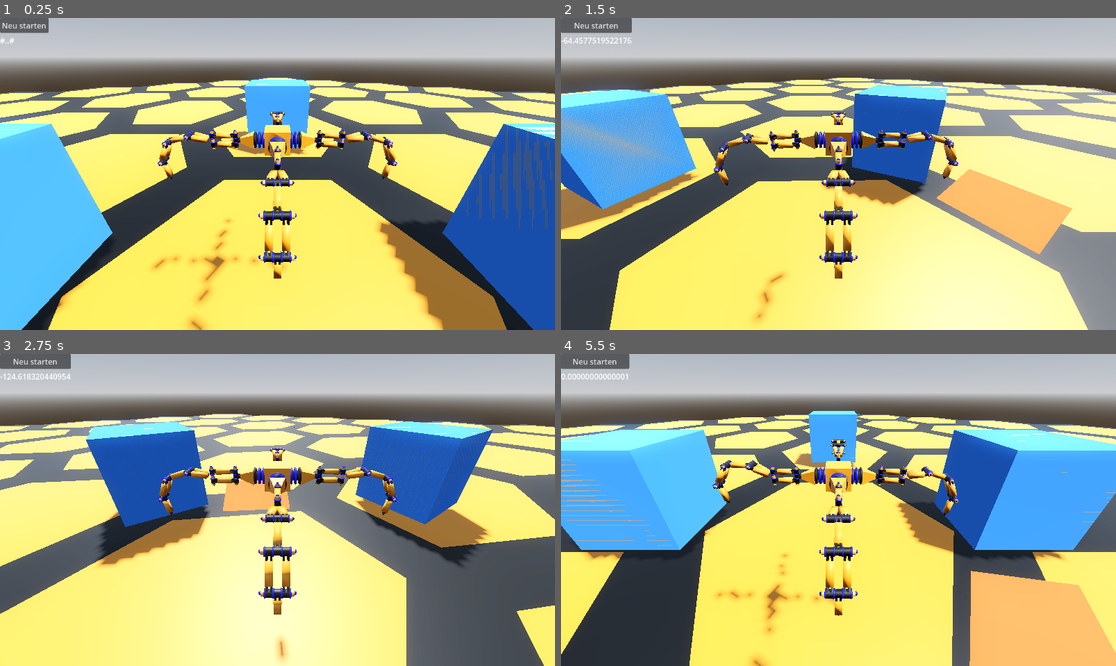
Above: before the commit, frames 1-4 (two rows, left to right).
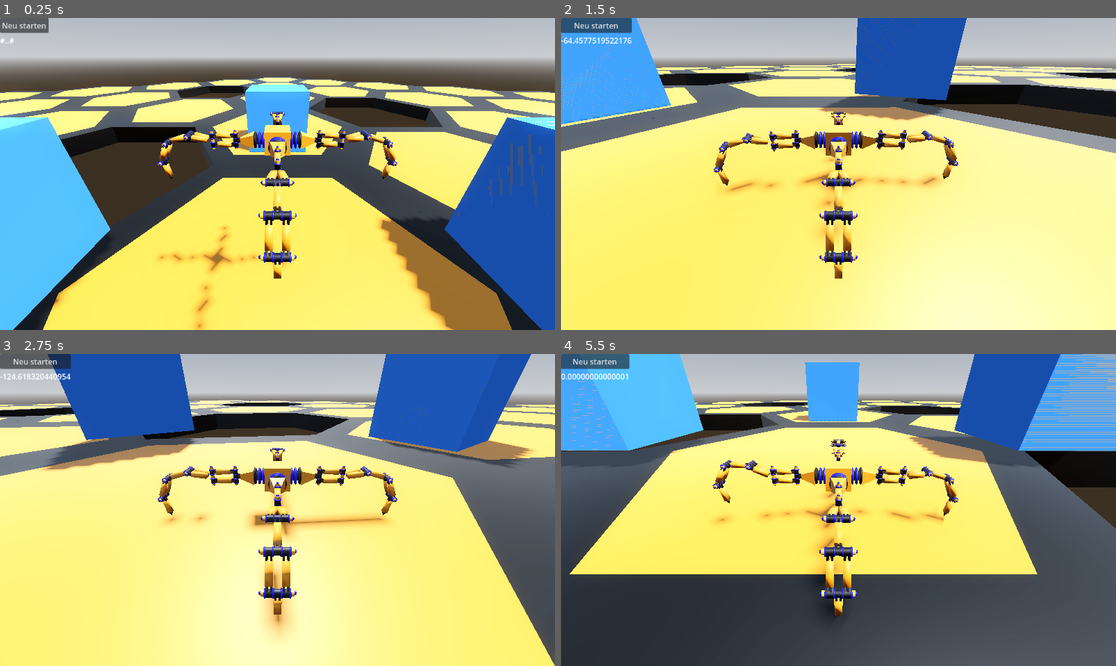
Above: after the commit, the same moments.

Repository: gheddie/godot_spider_game
Game: Godot game, scene res://sandbox.tscn
Same seed, same stepped clock (60 frames per second), same inputs: the game is played once before the commit and once after it.
Inputs:
- Up to frame 1 (0.25 s): no input
- Up to frame 2 (1.5 s): hold D (turn_right) 0.53-1.28 s; hold S (move_backward) from 1.28 s (still down)
- Up to frame 3 (2.75 s): release S (move_backward) at 2.03 s; hold D (turn_right) from 2.03 s (still down)
- Up to frame 4 (5.5 s): release D (turn_right) at 2.78 s; hold W (move_forward) 2.78-3.53 s; hold A (turn_left) 3.53-5.03 s; hold S (move_backward) from 5.03 s (still down)

The runs differ from the first frame. In frame 1, 14% of the frame differs, in the area x 0-100%, y 18-100%; in frame 2, 47%; in frame 3, 52%; in frame 4, 70%, in the area x 0-100%, y 0-100%.

Commit message:
added fall gravity to character body 3d

Diff:
--- a/sandbox.tscn
+++ b/sandbox.tscn
@@ -17,10 +17,8 @@
 tonemap_mode = 2
 glow_enabled = true
 
-[sub_resource type="StandardMaterial3D" id="StandardMaterial3D_p7lbm"]
-albedo_color = Color(1, 0.39215687, 0.17254902, 1)
-
 [node name="Sandbox" type="Node3D"]
+transform = Transform3D(1, 0, 0, 0, 1, 0, 0, 0, 1, 0, 1, 0)
 
 [node name="WorldEnvironment" type="WorldEnvironment" parent="."]
 environment = SubResource("Environment_p7lbm")
@@ -30,7 +28,7 @@
 shadow_enabled = true
 
 [node name="Spider" parent="." instance=ExtResource("1_3h184")]
-transform = Transform3D(1, 0, 0, 0, 1, 0, 0, 0, 1, 0, 0.37427306, 0)
+transform = Transform3D(1, 0, 0, 0, 1, 0, 0, 0, 1, 0, -0.525727, 0)
 
 [node name="Floor" type="Node" parent="."]
 
@@ -52,9 +50,6 @@
 [node name="Floorplate6" parent="Floor" instance=ExtResource("2_cojph")]
 transform = Transform3D(1, 0, 0, 0, 1, 0, 0, 0, 1, -14, -0.82572705, 3)
 
-[node name="Floorplate7" parent="Floor" instance=ExtResource("2_cojph")]
-transform = Transform3D(1, 0, 0, 0, 1, 0, 0, 0, 1, -10, -0.82572705, 3)
-
 [node name="Floorplate15" parent="Floor" instance=ExtResource("2_cojph")]
 transform = Transform3D(1, 0, 0, 0, 1, 0, 0, 0, 1, -12, -0.82572705, 6)
 
@@ -73,12 +68,6 @@
 [node name="Floorplate11" parent="Floor" instance=ExtResource("2_cojph")]
 transform = Transform3D(1, 0, 0, 0, 1, 0, 0, 0, 1, -4, -0.82572705, 0)
 
-[node name="Floorplate12" parent="Floor" instance=ExtResource("2_cojph")]
-transform = Transform3D(1, 0, 0, 0, 1, 0, 0, 0, 1, 2, -0.82572705, -3)
-
-[node name="Floorplate13" parent="Floor" instance=ExtResource("2_cojph")]
-transform = Transform3D(1, 0, 0, 0, 1, 0, 0, 0, 1, -2, -0.82572705, 3)
-
 [node name="Floorplate14" parent="Floor" instance=ExtResource("2_cojph")]
 transform = Transform3D(1, 0, 0, 0, 1, 0, 0, 0, 1, 2, -0.82572705, 3)
 
@@ -91,9 +80,6 @@
 [node name="Floorplate20" parent="Floor" instance=ExtResource("2_cojph")]
 transform = Transform3D(1, 0, 0, 0, 1, 0, 0, 0, 1, 16, -0.82572705, 0)
 
-[node name="Floorplate21" parent="Floor" instance=ExtResource("2_cojph")]
-transform = Transform3D(1, 0, 0, 0, 1, 0, 0, 0, 1, 10, -0.82572705, -3)
-
 [node name="Floorplate22" parent="Floor" instance=ExtResource("2_cojph")]
 transform = Transform3D(1, 0, 0, 0, 1, 0, 0, 0, 1, 8, -0.82572705, 0)
 
@@ -112,9 +98,6 @@
 [node name="Floorplate27" parent="Floor" instance=ExtResource("2_cojph")]
 transform = Transform3D(1, 0, 0, 0, 1, 0, 0, 0, 1, 12, -0.82572705, -6)
 
-[node name="Floorplate28" parent="Floor" instance=ExtResource("2_cojph")]
-transform = Transform3D(1, 0, 0, 0, 1, 0, 0, 0, 1, 6, -0.82572705, -9)
-
 [node name="Floorplate29" parent="Floor" instance=ExtResource("2_cojph")]
 transform = Transform3D(1, 0, 0, 0, 1, 0, 0, 0, 1, 10, -0.82572705, -9)
 
@@ -142,9 +125,6 @@
 [node name="Floorplate37" parent="Floor" instance=ExtResource("2_cojph")]
 transform = Transform3D(1, 0, 0, 0, 1, 0, 0, 0, 1, -6, -0.82572705, -9)
 
-[node name="Floorplate38" parent="Floor" instance=ExtResource("2_cojph")]
-transform = Transform3D(1, 0, 0, 0, 1, 0, 0, 0, 1, -2, -0.82572705, -9)
-
 [node name="Floorplate39" parent="Floor" instance=ExtResource("2_cojph")]
 transform = Transform3D(1, 0, 0, 0, 1, 0, 0, 0, 1, -8, -0.82572705, -12)
 
@@ -160,18 +140,12 @@
 [node name="Floorplate43" parent="Floor" instance=ExtResource("2_cojph")]
 transform = Transform3D(1, 0, 0, 0, 1, 0, 0, 0, 1, -4, -0.82572705, -6)
 
-[node name="Floorplate44" parent="Floor" instance=ExtResource("2_cojph")]
-transform = Transform3D(1, 0, 0, 0, 1, 0, 0, 0, 1, -6, -0.82572705, -3)
-
 [node name="Floorplate45" parent="Floor" instance=ExtResource("2_cojph")]
 transform = Transform3D(1, 0, 0, 0, 1, 0, 0, 0, 1, -6, -0.82572705, -15)
 
 [node name="Floorplate46" parent="Floor" instance=ExtResource("2_cojph")]
 transform = Transform3D(1, 0, 0, 0, 1, 0, 0, 0, 1, -6, -0.82572705, 9)
 
-[node name="Floorplate47" parent="Floor" instance=ExtResource("2_cojph")]
-transform = Transform3D(1, 0, 0, 0, 1, 0, 0, 0, 1, -2, -0.82572705, 9)
-
 [node name="Floorplate48" parent="Floor" instance=ExtResource("2_cojph")]
 transform = Transform3D(1, 0, 0, 0, 1, 0, 0, 0, 1, -8, -0.82572705, 6)
 
@@ -193,9 +167,6 @@
 [node name="Floorplate54" parent="Floor" instance=ExtResource("2_cojph")]
 transform = Transform3D(1, 0, 0, 0, 1, 0, 0, 0, 1, -6, -0.82572705, 3)
 
-[node name="Floorplate55" parent="Floor" instance=ExtResource("2_cojph")]
-transform = Transform3D(1, 0, 0, 0, 1, 0, 0, 0, 1, 6, -0.82572705, 9)
-
 [node name="Floorplate56" parent="Floor" instance=ExtResource("2_cojph")]
 transform = Transform3D(1, 0, 0, 0, 1, 0, 0, 0, 1, 10, -0.82572705, 9)
 
@@ -211,9 +182,6 @@
 [node name="Floorplate62" parent="Floor" instance=ExtResource("2_cojph")]
 transform = Transform3D(1, 0, 0, 0, 1, 0, 0, 0, 1, 6, -0.82572705, 15)
 
-[node name="Floorplate63" parent="Floor" instance=ExtResource("2_cojph")]
-transform = Transform3D(1, 0, 0, 0, 1, 0, 0, 0, 1, 6, -0.82572705, 3)
-
 [node name="Floorplate64" parent="Floor" instance=ExtResource("2_cojph")]
 transform = Transform3D(1, 0, 0, 0, 1, 0, 0, 0, 1, -2, -0.82572705, 15)
 
@@ -244,19 +212,13 @@
 [node name="Obstacles" type="Node" parent="."]
 
 [node name="SimpleObstacle1" parent="Obstacles" instance=ExtResource("3_p7lbm")]
-transform = Transform3D(1, 0, 0, 0, 1, 0, 0, 0, 1, 3, 0, 0)
+transform = Transform3D(1, 0, 0, 0, 1, 0, 0, 0, 1, 3, -0.125727, 0)
 
 [node name="SimpleObstacle2" parent="Obstacles" instance=ExtResource("3_p7lbm")]
-transform = Transform3D(1, 0, 0, 0, 1, 0, 0, 0, 1, -3, 0, 0)
+transform = Transform3D(1, 0, 0, 0, 1, 0, 0, 0, 1, -3, -0.125727, 0)
 
 [node name="SimpleObstacle3" parent="Obstacles" instance=ExtResource("3_p7lbm")]
 transform = Transform3D(1, 0, 0, 0, 1, 0, 0, 0, 1, 0, 0, -2)
 
 [node name="SimpleObstacle4" parent="Obstacles" instance=ExtResource("3_p7lbm")]
 transform = Transform3D(1, 0, 0, 0, 1, 0, 0, 0, 1, 0, 0, 2)
-
-[node name="Ramp1" type="CSGPolygon3D" parent="Obstacles"]
-transform = Transform3D(-0.50000006, 0, -0.8660254, 0, 0.3, 0, 0.8660254, 0, -0.50000006, 1, -0.7225475, -2)
-material_override = SubResource("StandardMaterial3D_p7lbm")
-use_collision = true
-polygon = PackedVector2Array(0, 0, 0, 1, 1, 0)
--- a/script/spider.gd
+++ b/script/spider.gd
@@ -14,6 +14,8 @@
 const SPEED = 1
 const ROTATION_DIFF = 0.025
 
+const FALL_GRAVITY = 0.5
+
 const WALK_ANIMATION: String = "Animation"
 
 var body_rotation: float
@@ -29,6 +31,11 @@
 	click()
 
 	print(get_gravity())
+
+func _physics_process(delta: float) -> void:
+	# Add the gravity.
+	if not is_on_floor():
+		velocity += get_gravity() * delta * FALL_GRAVITY
 
 func _process(delta: float) -> void:
 
@@ -48,7 +55,13 @@
 
 	rotate_player()
 
+	apply_gravity()
+
 	move_and_slide()
+
+func apply_gravity() -> void:
+
+	pass
 
 func rotate_player() -> void:
 
Not shown: 1 places in sandbox.tscn that only renumber resources
Not shown, added: assets/spider.tscn19761495993.tmp
